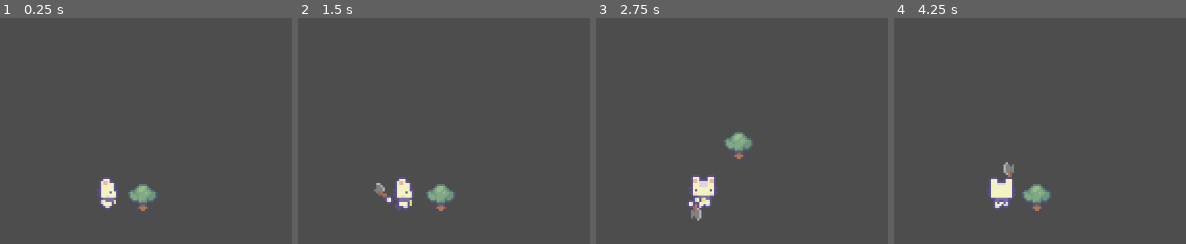
Above: before the commit, frames 1-4 (left to right).
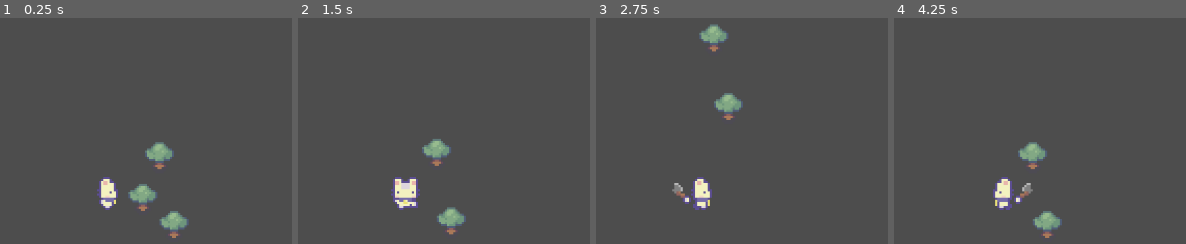
Above: after the commit, the same moments.

Repository: gyetvaitamas/mono-s-garden
Game: Godot game, scene res://scenes/level.tscn
Same seed, same stepped clock (60 frames per second), same inputs: the game is played once before the commit and once after it.
Inputs:
- Up to frame 1 (0.25 s): no input
- Up to frame 2 (1.5 s): tap Enter at 0.5 s; hold Right (right) 0.53-1.28 s; hold Space (use_tool) 0.53-1.28 s; hold Down (down) from 1.28 s (still down); tap Space (use_tool) at 1.35 s
- Up to frame 3 (2.75 s): release Down (down) at 2.03 s; hold Right (right) from 2.03 s (still down); hold Space (use_tool) from 2.03 s (still down)
- Up to frame 4 (4.25 s): release Right (right) at 2.78 s; release Space (use_tool) at 2.78 s; hold Up (up) 2.78-3.53 s; tap Space (use_tool) at 2.85 s; hold Left (left) from 3.53 s (still down); hold Space (use_tool) from 3.53 s (still down)

The runs differ from the first frame. In frame 1, 1.4% of the frame differs, in the area x 49-65%, y 54-98%; in frame 2, 3.2%; in frame 3, 3.5%, in the area x 26-54%, y 2-90%; in frame 4, 3.2%.

Commit message:
Add growth objects and player tool interactions
Instantiate multiple GrowthBody nodes in the level and introduce a GrowthObject class with take_damage and _destroy methods. Update player to use a generic tool workflow: rename detection list and strength var, add a CooldownTimer, use_tool() (with cooldown) and hitbox monitoring, connect body_entered to collect GrowthObject instances, and determine/ damage the closest overlapping object when the swing animation finishes. Also adjust initial animated sprite animation and minor hitbox/setup tweaks.

Diff:
--- a/scenes/level.tscn
+++ b/scenes/level.tscn
@@ -12,3 +12,11 @@
 [node name="GrowthBody" parent="." unique_id=581904856 instance=ExtResource("2_w8frs")]
 position = Vector2(141, 83)
 data = ExtResource("3_w8frs")
+
+[node name="GrowthBody2" parent="." unique_id=1888535317 instance=ExtResource("2_w8frs")]
+position = Vector2(149, 63)
+data = ExtResource("3_w8frs")
+
+[node name="GrowthBody3" parent="." unique_id=1187307261 instance=ExtResource("2_w8frs")]
+position = Vector2(156, 96)
+data = ExtResource("3_w8frs")
--- a/scenes/player.tscn
+++ b/scenes/player.tscn
@@ -398,10 +398,8 @@
 
 [node name="AnimatedSprite2D" type="AnimatedSprite2D" parent="." unique_id=1196668291]
 sprite_frames = SubResource("SpriteFrames_fulsm")
-animation = &"swing_axe_right"
+animation = &"swing_axe_down"
 autoplay = "idle_down"
-frame = 1
-frame_progress = 1.0
 
 [node name="CollisionShape2D" type="CollisionShape2D" parent="." unique_id=2121946979]
 position = Vector2(0, 4.5)
@@ -412,9 +410,15 @@
 
 [node name="Hitbox" type="Area2D" parent="." unique_id=1180556709]
 position = Vector2(10, 0)
+monitoring = false
 
 [node name="CollisionShape2D" type="CollisionShape2D" parent="Hitbox" unique_id=1682721369]
 position = Vector2(0, 3.5)
 shape = SubResource("RectangleShape2D_qhqgy")
 
+[node name="CooldownTimer" type="Timer" parent="." unique_id=1727421053]
+wait_time = 0.5
+one_shot = true
+
 [connection signal="animation_finished" from="AnimatedSprite2D" to="." method="_on_animated_sprite_2d_animation_finished"]
+[connection signal="body_entered" from="Hitbox" to="." method="_on_hitbox_body_entered"]
--- a/scripts/growth_object.gd
+++ b/scripts/growth_object.gd
@@ -1,4 +1,5 @@
 extends StaticBody2D
+class_name GrowthObject
 
 var health: int
 var age: int
@@ -11,3 +12,11 @@
 	health = data.age
 	sprite_2d.texture = data.textures[data.age-1]
 	sprite_2d.offset.y = data.texture_offsets[data.age-1]
+
+func take_damage(amount: int) -> void:
+	health -= amount
+	if health <= 0:
+		_destroy()
+
+func _destroy() -> void:
+	queue_free()
--- a/scripts/player.gd
+++ b/scripts/player.gd
@@ -6,8 +6,8 @@
 var is_mining: bool = false
 var hitbox_offset: Vector2
 var last_direction: Vector2 = Vector2.RIGHT
-var detected_ores: Array = []
-var pickaxe_strength: float = 1.0
+var detected_objects: Array = []
+var tool_strength: int = 1
 var can_move: bool = true
 
 # var inventory: Inventory
@@ -15,7 +15,8 @@
 @onready var animated_sprite_2d: AnimatedSprite2D = $AnimatedSprite2D
 @onready var hitbox: Area2D = $Hitbox
 @onready var hitbox_collision_shape_2d: CollisionShape2D = $Hitbox/CollisionShape2D
-#@onready var mining_timer: Timer = $MiningTimer
+@onready var cooldown_timer: Timer = $CooldownTimer
+
 #@onready var pickaxe_hit_sound: AudioStreamPlayer2D = $PickaxeHitSound
 
 func _ready() -> void:
@@ -34,8 +35,8 @@
 		return
 
 	# Handle mining input
-	if Input.is_action_pressed("use_tool"):# and mining_timer.is_stopped():
-		use_pickaxe()
+	if Input.is_action_pressed("use_tool") and cooldown_timer.is_stopped():
+		use_tool()
 
 	# Skip movement if mining
 	if is_mining:
@@ -48,7 +49,7 @@
 
 # Movement and animation
 func process_movement() -> void:
-		# Get the input direction and handle the movement/deceleration.
+	# Get the input direction and handle the movement/deceleration.
 	var direction := Input.get_vector("left", "right", "up", "down")
 
 	if direction != Vector2.ZERO:
@@ -101,39 +102,39 @@
 			hitbox_collision_shape_2d.rotation_degrees = 90.0
 
 # Mining
-func use_pickaxe() -> void:
-	detected_ores.clear()
+func use_tool() -> void:
+	detected_objects.clear()
 	is_mining = true
 	hitbox.monitoring = true
-	#mining_timer.start() # Start the cooldown timer
+	cooldown_timer.start() # Start the cooldown timer
 	play_animation("swing_axe", last_direction)
 
 
 func _on_animated_sprite_2d_animation_finished() -> void:
 	if is_mining:
 		is_mining = false
-		#if detected_ores.size() > 0:
-			#var ore_to_hit = get_most_overlapping_ore()
-			#ore_to_hit.take_damage(pickaxe_strength)
+		if detected_objects.size() > 0:
+			var object_to_hit = get_most_overlapping_object()
+			object_to_hit.take_damage(tool_strength)
+			#object_to_hit.take_damage(pickaxe_strength)
 			#pickaxe_hit_sound.play()
 
 
-#func _on_hitbox_body_entered(body: Node2D) -> void:
-	#if body is Ore:
-		#detected_ores.append(body)
+func _on_hitbox_body_entered(body: Node2D) -> void:
+	if body is GrowthObject:
+		detected_objects.append(body)
 
+func get_most_overlapping_object() -> GrowthObject:
+	var closest_object = detected_objects[0]
+	var best_distance = hitbox.global_position.distance_to(closest_object.global_position)
 
-#func get_most_overlapping_ore() -> Ore:
-	#var closest_ore = detected_ores[0]
-	#var best_distance = hitbox.global_position.distance_to(closest_ore.global_position)
-	#
-	#for ore in detected_ores:
-		#var distance = hitbox.global_position.distance_to(ore.global_position)
-		#if distance < best_distance:
-			#best_distance = distance
-			#closest_ore = ore
-	#
-	#return closest_ore
+	for object in detected_objects:
+		var distance = hitbox.global_position.distance_to(object.global_position)
+		if distance < best_distance:
+			best_distance = distance
+			closest_object = object
+
+	return closest_object
 
 #func add_ore(data: OreResourceData) -> bool:
 	#return inventory.add_item(data)
